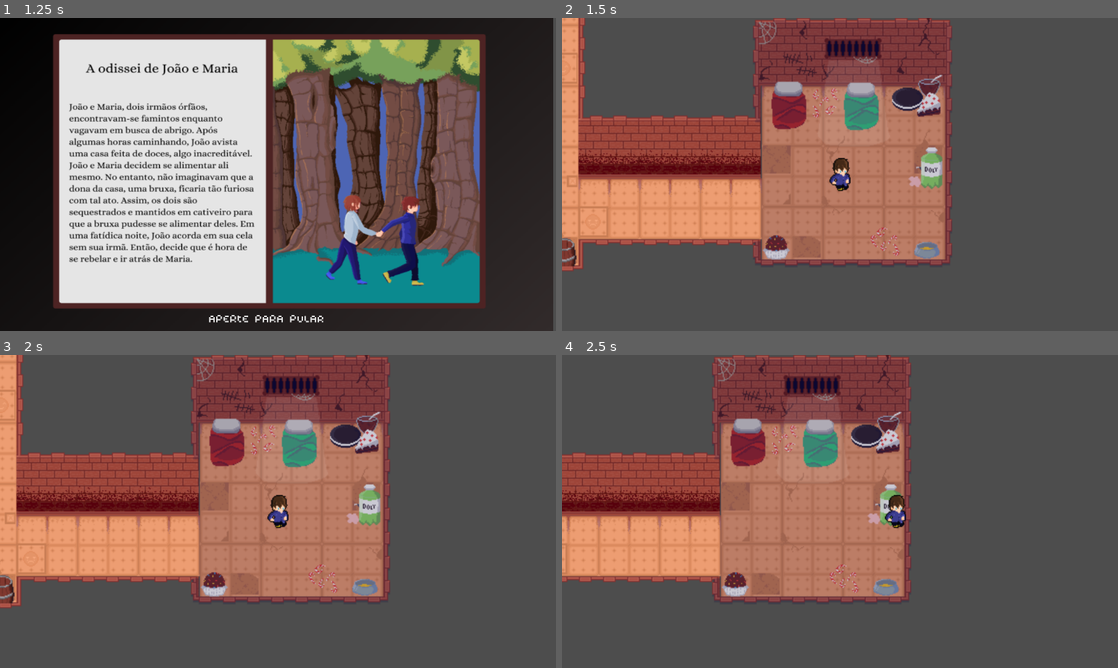
Above: before the commit, frames 1-4 (two rows, left to right).
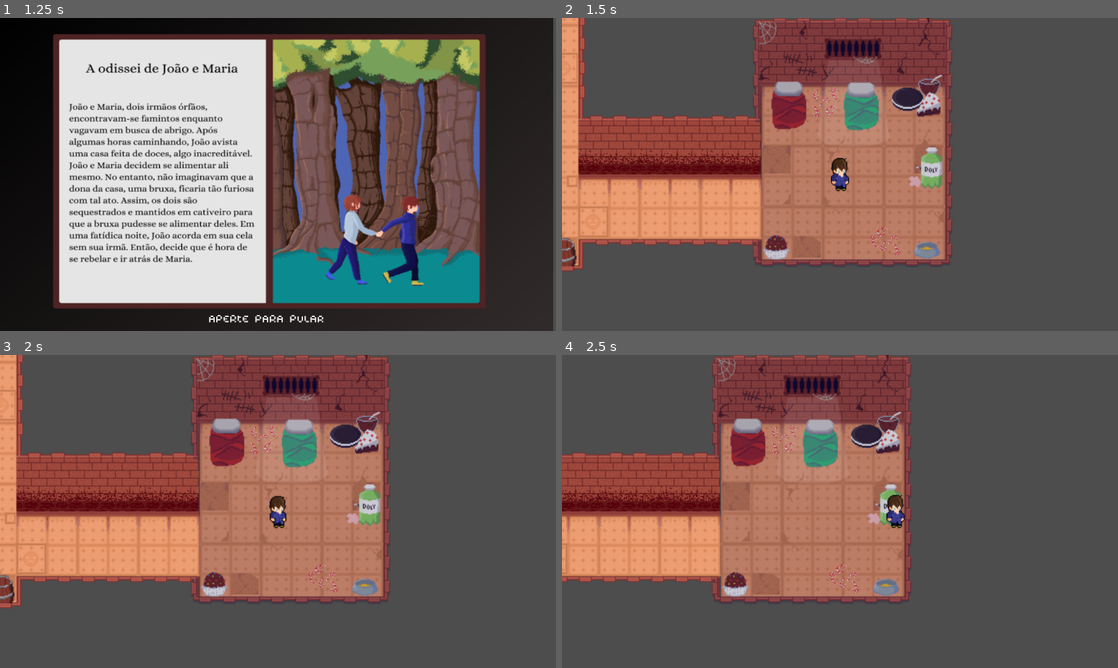
Above: after the commit, the same moments.

Repository: mtab-dev/bulletspeel
Game: Godot game, scene res://scenes/levels/main_menu.tscn
The game is run twice, just before and just after one commit, with the same random seed, the same clock (stepped at 60 frames per second) and the same inputs.
Inputs (mouse positions are in pixels of both pictures, inside the frame that each line leads up to):
- Up to frame 1 (1.25 s): click (283, 233) at 0.5 s
- Up to frame 2 (1.5 s): click (828, 318) at 1.25 s
- Up to frame 3 (2 s): no input
- Up to frame 4 (2.5 s): hold D (right) from 2.03 s (still down)

Frame 1 is identical in both runs. In frame 2, 0.2% of the frame differs, in the area x 48-52%, y 44-56%; in frame 3, 0.2%; in frame 4, 0.2%.

Commit message:
fix: fixed player animations

Diff:
--- a/scenes/levels/level_one.tscn
+++ b/scenes/levels/level_one.tscn
@@ -93,8 +93,8 @@
 position = Vector2(13, -498)
 texture = ExtResource("1_yfrhe")
 
-[node name="noCollision" type="Sprite2D" parent="lvlDesign/floor"]
-position = Vector2(-1, -2)
+[node name="noCollision" type="Sprite2D" parent="lvlDesign"]
+position = Vector2(12, -500)
 texture = ExtResource("3_pe0el")
 
 [node name="decoration" type="Sprite2D" parent="lvlDesign"]
--- /dev/null
+++ b/scenes/player/animations.gd
@@ -0,0 +1,32 @@
+extends AnimatedSprite2D
+
+@export var player: CharacterBody2D
+
+func animate(direction: Vector2) -> void:
+	verify_position(direction)
+	if direction.y != 0:
+		vertical_behavior(direction)
+	elif direction.x != 0:
+		horizontal_behavior(direction)
+	else:
+		idle_behavior()
+
+func verify_position(direction: Vector2) -> void:
+	if direction.x > 0:
+		flip_h = false
+	elif direction.x < 0:
+		flip_h = true
+
+func vertical_behavior(direction: Vector2) -> void:
+	if direction.y < 0:
+		play("up")
+	elif direction.y > 0:
+		play("down")
+
+
+func horizontal_behavior(direction: Vector2) -> void:
+	if direction.x != 0:
+		play("run")
+
+func idle_behavior() -> void:
+	play("idle")
--- a/scenes/player/player.tscn
+++ b/scenes/player/player.tscn
@@ -9,6 +9,7 @@
 [ext_resource type="Texture2D" uid="uid://fvg2bawk0ulw" path="res://sprites/player/idle/14ff8e61-5f39-4b0b-bbbf-bb1600c70707.png" id="15_obkl4"]
 [ext_resource type="Texture2D" uid="uid://4y5fnkli4gx3" path="res://sprites/player/idle/54ead715-bf56-43d5-9a01-742a1e9e768d.png" id="16_ia33e"]
 [ext_resource type="Texture2D" uid="uid://ccnw3r2rlu1t7" path="res://sprites/player/idle/c7aec954-6694-4f24-8f5f-663dbce59880.png" id="17_ca1co"]
+[ext_resource type="Script" path="res://scenes/player/animations.gd" id="18_hw3yi"]
 [ext_resource type="Texture2D" uid="uid://bv7j5slue7lvp" path="res://sprites/player/run/26b70154-50bd-44ae-b479-5dd70f8c8b27.png" id="18_pqbw2"]
 [ext_resource type="Texture2D" uid="uid://c0i3vl60owxax" path="res://sprites/player/run/b0e0a92a-a706-43b5-a803-3762480869e7.png" id="19_if00u"]
 [ext_resource type="Texture2D" uid="uid://b14hcppaeistw" path="res://sprites/player/run/dda6cb99-e98c-4d25-bee2-181cf67037b9.png" id="20_ipwuu"]
@@ -106,6 +107,8 @@
 drag_vertical_enabled = true
 editor_draw_limits = true
 
-[node name="AnimatedSprite2D" type="AnimatedSprite2D" parent="."]
+[node name="AnimatedSprite2D" type="AnimatedSprite2D" parent="." node_paths=PackedStringArray("player")]
 sprite_frames = SubResource("SpriteFrames_yr8oj")
 animation = &"down"
+script = ExtResource("18_hw3yi")
+player = NodePath("..")
--- a/scripts/player.gd
+++ b/scripts/player.gd
@@ -2,31 +2,21 @@
 
 @export var speed: int = 10
 @export var animation: AnimatedSprite2D = null
-
+var anim: String = 'idle'
 
 func horizontalMovement() -> void:
 	var input_direction: float = Input.get_action_raw_strength("right") - Input.get_action_strength("left")
 	velocity.x = input_direction * speed
-	animation.play('run')
-	animation.flip_h = (velocity.x < 0)
 	print(velocity.x)
 
 func verticalMovement() -> void:
 	var input_direction: float = Input.get_action_strength("down") - Input.get_action_strength("up")
 	velocity.y = input_direction * speed
-	if(velocity.y == 0):
-		animation.play("idle")
-	if(velocity.y < 0):
-		animation.play("up")
-	elif(velocity.y > 0):
-		animation.play("down")
 	print(velocity.y)
 
 func movement():
 	verticalMovement()
 	horizontalMovement()
-
-
 
 func _ready():
 	pass
@@ -36,5 +26,6 @@
 
 
 func _physics_process(delta):
+	animation.animate(velocity)
 	movement()
 	move_and_slide()
Not shown: 1 places in scenes/player/player.tscn that only renumber resources
